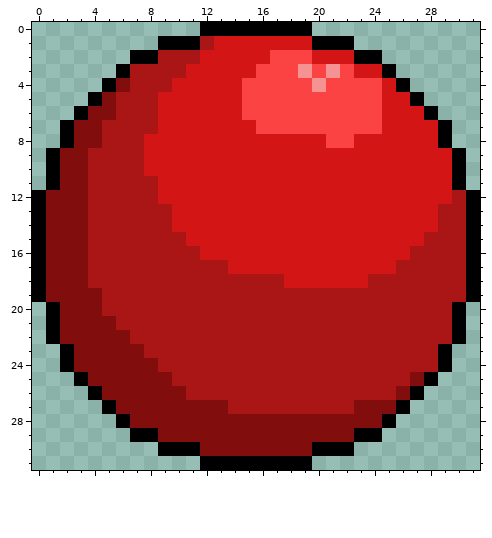
File history of a pixel-art sprite, png/ball.png. That is the earlier state.
The file is 32x32 pixels.
The result:
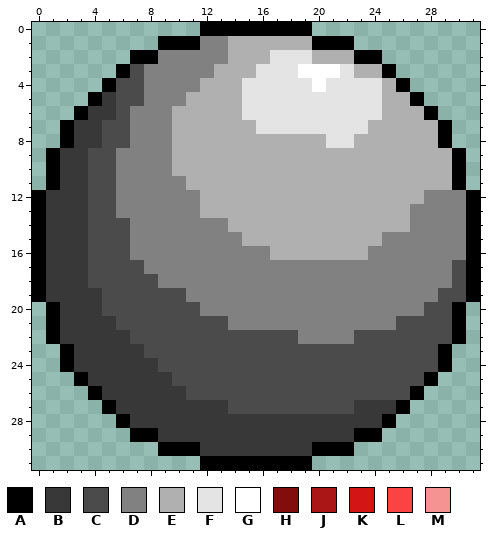
Palette (. is transparent): A #000000  B #383838  C #4b4b4b  D #818181  E #b0b0b0  F #e4e4e4  G #ffffff  H #810d0d  J #aa1616  K #d31515  L #fb4343  M #f59292
The edit:
Changed rows in their new state; - is an unchanged pixel.
first column x 1:
 1 -----------DDEEEEEE-----------
 2 --------DDDDDEEEFFFEEE--------
 3 ------CDDDDDEEEFFFGGGFEE------
 4 -----CCDDDDEEEFFFFFGFFFFE-----
 5 ----BCCDDDEEEEFFFFFFFFFFEE----
 6 ---BBCDDDEEEEEFFFFFFFFFFEEE---
 7 --BBCCDDDEEEEEEFFFFFFFFEEEEE--
 8 --BBCCDDDEEEEEEEEEEEFFEEEEEE--
 9 -BBCCDDDDEEEEEEEEEEEEEEEEEEEE-
10 -BBCCDDDDEEEEEEEEEEEEEEEEEEEE-
11 -BBCCDDDDDEEEEEEEEEEEEEEEEEEE-
12 BBBCCDDDDDDEEEEEEEEEEEEEEEEDDD
13 BBBCCDDDDDDEEEEEEEEEEEEEEEDDDD
14 BBBCCCDDDDDDDEEEEEEEEEEEEEDDDD
15 BBBCCCDDDDDDDDEEEEEEEEEEDDDDDD
16 BBBCCCDDDDDDDDDDEEEEEEEDDDDDDD
17 BBBCCCCDDDDDDDDDDDDDDDDDDDDDDC
18 BBBCCCCCDDDDDDDDDDDDDDDDDDDDDC
19 BBBBCCCCCCDDDDDDDDDDDDDDDDDDCC
20 -BBBCCCCCCCDDDDDDDDDDDDDDDDCC-
21 -BBBBCCCCCCCCDDDDDDDDDDDDCCCC-
22 -BBBBBCCCCCCCCCCCCDDDDCCCCCCC-
23 --BBBBBCCCCCCCCCCCCCCCCCCCCC--
24 --BBBBBBCCCCCCCCCCCCCCCCCCCC--
25 ---BBBBBBCCCCCCCCCCCCCCCCCC---
26 ----BBBBBBCCCCCCCCCCCCCCCC----
27 -----BBBBBBBBCCCCCCCCCBBB-----
28 ------BBBBBBBBBBBBBBBBBB------
29 --------BBBBBBBBBBBBBB--------
30 -----------BBBBBBBB-----------
